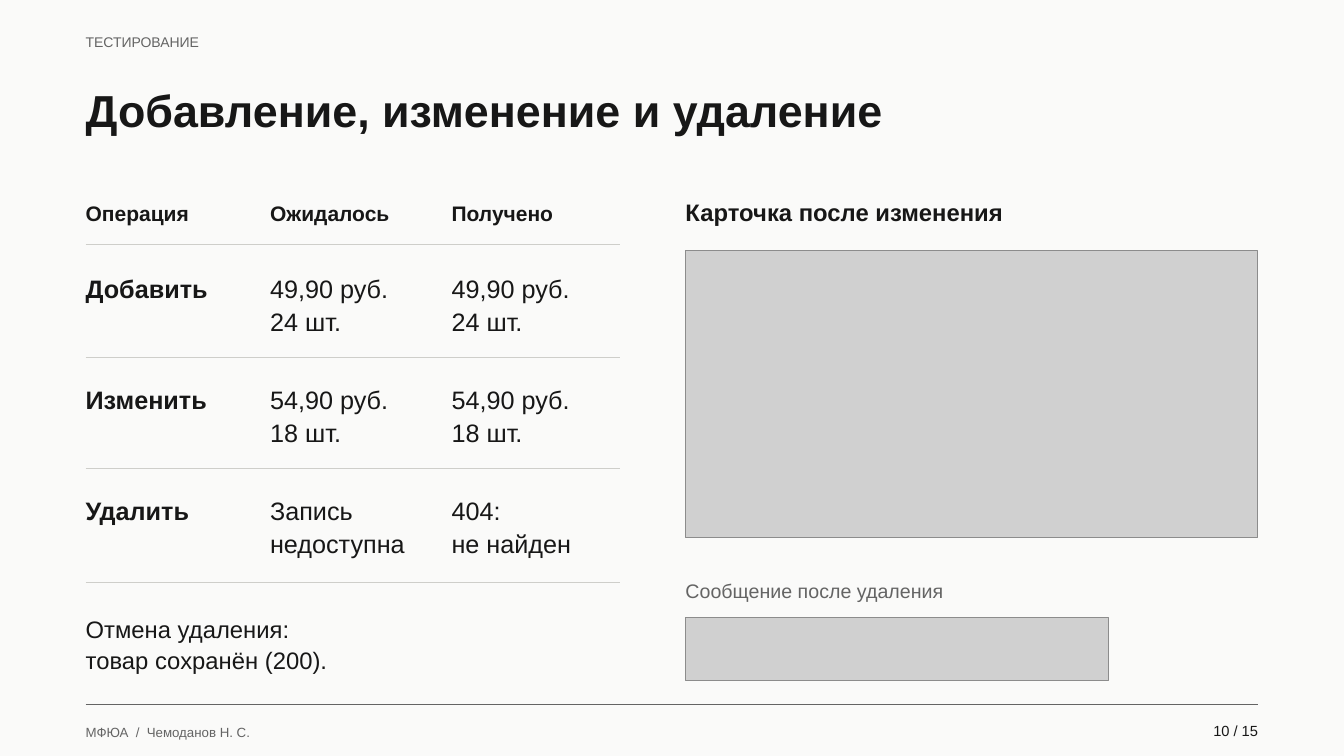
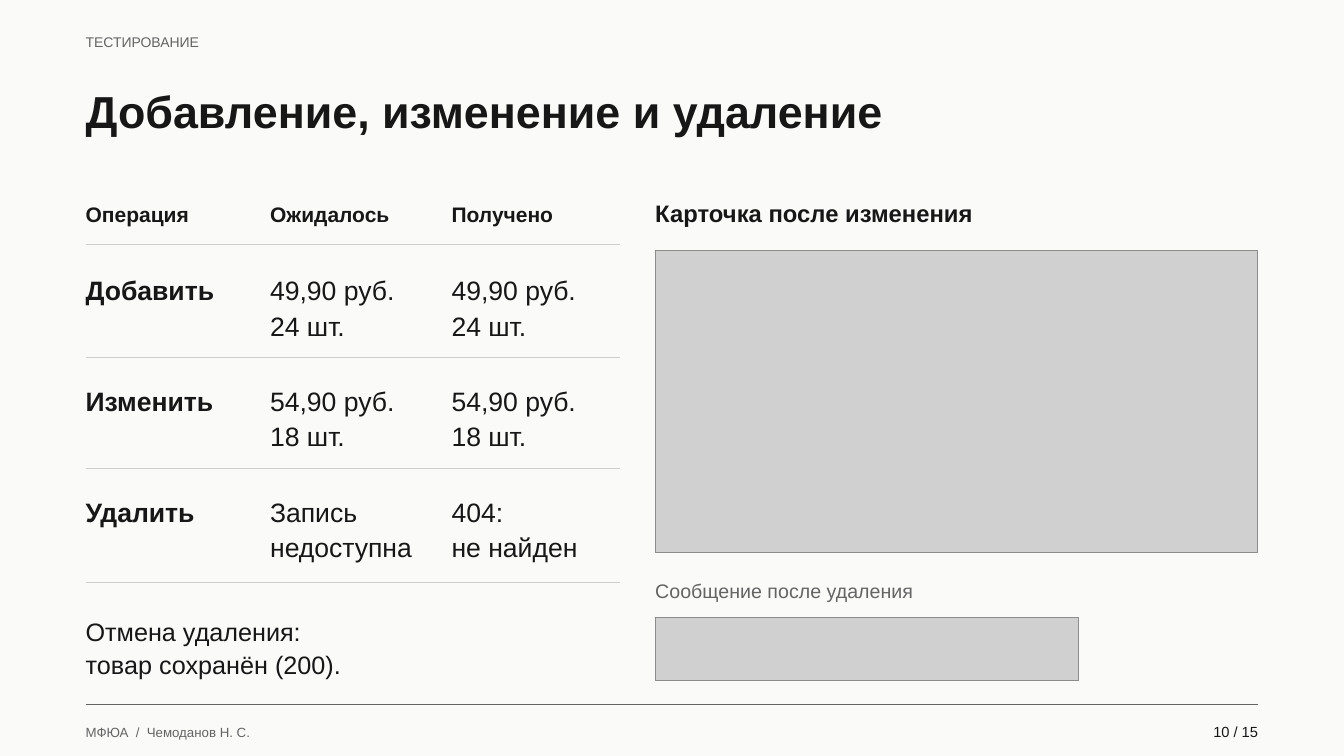
Before and after one commit to Koryza/kyyyyyrsach, a slide deck: slide 10 of docs/defense/catalog_defense.pptx. Drawn at 1344x756 pixels with LibreOffice and Linux fonts; fonts in the diff are those of the drawing; grey boxes stand for pictures. Boxes give left, top, right and bottom in pixels: in the first picture for what was removed or moved away, otherwise in the second. Text is boxed around its words. In the diff, an @@ line names an element or a change of style, - is before the commit and + after.

```diff
--- a/docs/defense/catalog_defense.pptx
+++ b/docs/defense/catalog_defense.pptx
@@ text "Карточка после изменения" moved from (x1=685, y1=204, x2=1002, y2=226) to (x1=655, y1=205, x2=972, y2=227) @@
@@ text "Карточка после изменения" at (x1=655, y1=205, x2=972, y2=227): line spacing 1.08 to 1.1 @@
@@ picture resized from (x1=686, y1=251, x2=1258, y2=537) to (x1=655, y1=251, x2=1258, y2=554) @@
@@ size 18 to 19 pt; line spacing 1.08 to 1.1 in 9 elements at (x1=86, y1=280, x2=214, y2=306), (x1=270, y1=280, x2=395, y2=336), (x1=452, y1=280, x2=576, y2=336), (x1=86, y1=392, x2=214, y2=412), (x1=270, y1=391, x2=395, y2=447), (x1=452, y1=391, x2=576, y2=447), (x1=86, y1=503, x2=195, y2=528), (x1=270, y1=503, x2=412, y2=563), (x1=452, y1=503, x2=577, y2=563) @@
@@ text "Сообщение после удаления" at (x1=655, y1=583, x2=913, y2=602): line spacing 1.08 to 1.1 @@
@@ text "Сообщение после удаления" moved from (x1=685, y1=583, x2=943, y2=602) to (x1=655, y1=583, x2=913, y2=602) @@
@@ text "Отмена удаления:" at (x1=86, y1=623, x2=341, y2=679): size 17 to 18 pt; line spacing 1.08 to 1.1 @@
@@ picture moved from (x1=686, y1=618, x2=1109, y2=681) to (x1=655, y1=618, x2=1079, y2=681) @@
```
Also in this commit, not shown: 14 other slides changed, 7 other files.
